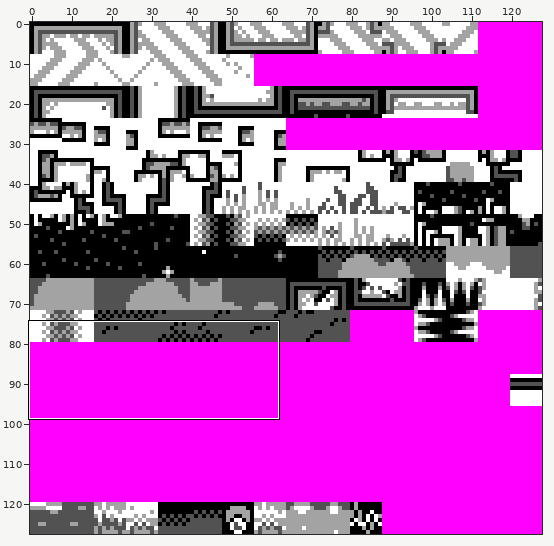
Sprite sheet: src/data/tiles.bg.png. Above, an overview of the earlier version with the close-up marked.
Close-up. As it was:
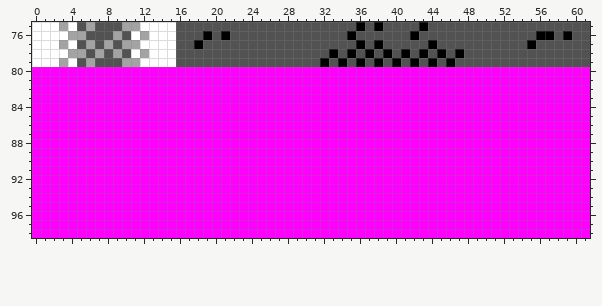
The file is 128x128 pixels. Shown: x 0..61, y 75..98.
The result:
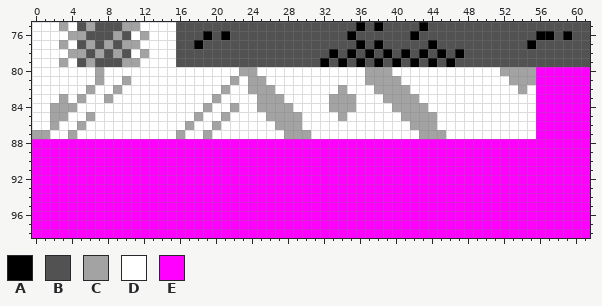
Palette (. is transparent): A #000000  B #525252  C #a3a3a3  D #ffffff  E #ff00ff
From old to new:
{"y":80,"x":0,"old":"EEEEEEEEEEEEEEEEEEEEEEEEEEEEEEEEEEEEEEEEEEEEEEEEEEEEEEEE","new":"DDDDDDDCDDDDDDDDDDDDDDDCCDDDDDDDDDDDDCCCDDDDDDDDDDDDCCCC"}
{"y":81,"x":0,"old":"EEEEEEEEEEEEEEEEEEEEEEEEEEEEEEEEEEEEEEEEEEEEEEEEEEEEEEEE","new":"DDDDDDDCDDCDDDDDDDDDDDCDCCDDDDDDDDDDDCCCCDDDDDDDDDDDDCCC"}
{"y":82,"x":0,"old":"EEEEEEEEEEEEEEEEEEEEEEEEEEEEEEEEEEEEEEEEEEEEEEEEEEEEEEEE","new":"DDDDDDCDDCDDDDDDDDDDDCDDCCCDDDDDDDCDDDCCCCDDDDDDDDDDDDCD"}
{"y":83,"x":0,"old":"EEEEEEEEEEEEEEEEEEEEEEEEEEEEEEEEEEEEEEEEEEEEEEEEEEEEEEEE","new":"DDDCDCDDCDDDDDDDDDDDCDDDDCCCDDDDDCCCDDDCCCCDDDDDDDDDDDDD"}
{"y":84,"x":0,"old":"EEEEEEEEEEEEEEEEEEEEEEEEEEEEEEEEEEEEEEEEEEEEEEEEEEEEEEEE","new":"DDCCCDDDDDDDDDDDDDDCDDCDDCCCCDDDDCCCDDDDCCCCDDDDDDDDDDDD"}
{"y":85,"x":0,"old":"EEEEEEEEEEEEEEEEEEEEEEEEEEEEEEEEEEEEEEEEEEEEEEEEEEEEEEEE","new":"DDCCDDCDDDDDDDDDDDCDDCDDDDCCCCDDDDCDDDDDDCCCCDDDDDDDDDDD"}
{"y":86,"x":0,"old":"EEEEEEEEEEEEEEEEEEEEEEEEEEEEEEEEEEEEEEEEEEEEEEEEEEEEEEEE","new":"DDCDDCDDDDDDDDDDDCDDCDDDDDDCCCDDDDDDDDDDDDCCCDDDDDDDDDDD"}
{"y":87,"x":0,"old":"EEEEEEEEEEEEEEEEEEEEEEEEEEEEEEEEEEEEEEEEEEEEEEEEEEEEEEEE","new":"CCDDCDDDDDDDDDDDCDDCDDDDDDDDCCCDDDDDDDDDDDDCCCDDDDDDDDDD"}
